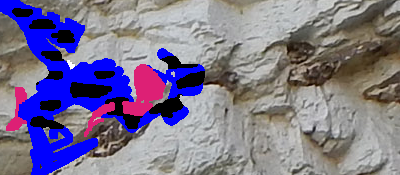
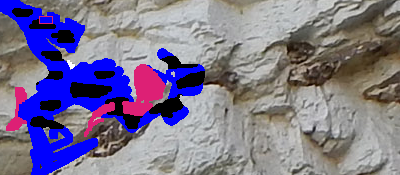
Layered file, before and after one edit (400x175). Changes by layer:
painted on "Layer copy" over (39, 16, 53, 24)
